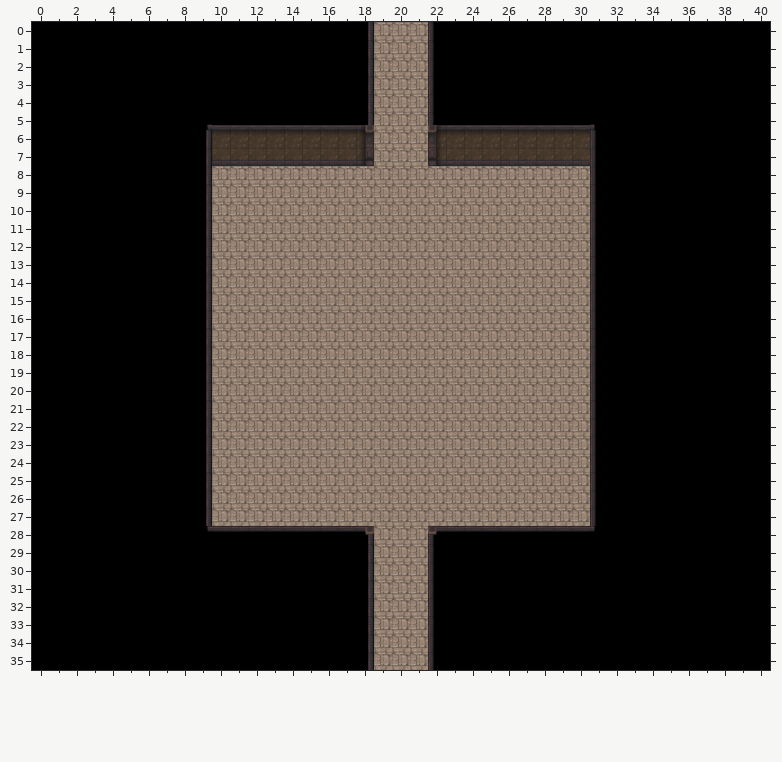
Two versions of a level (Tiled map (JSON), public/map/underpass6.json). Above is the file before it was changed.
Cells are 32x32 px. Shown: x 0..40, y 0..35.
After:
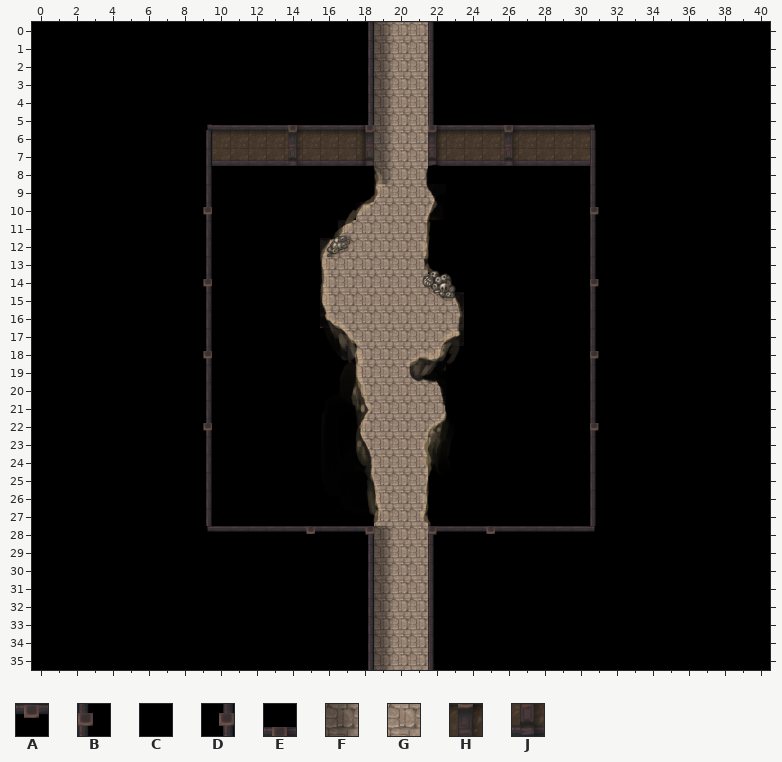
Key: from "underpass": A 2, B 10, C 11, D 13, E 32, F 35, G 36, H 42, J 52.
_ is an empty cell, . an unchanged one.
Tiles of an added or newly shown layer are drawn over the layers below it.
Changes in this commit:
layer "img" added
--- layer "layer1"
@@ x 10..30 @@
- 0 .........G...........
- 1 .........G...........
- 2 .........G...........
- 3 .........G...........
- 4 .........G...........
- 5 .........G...........
- 6 .........G...........
- 7 .........G...........
- 8 GGGGGGGGGG..GGGGGGGGG
- 9 GGGGGGGGG....GGGGGGGG
-10 GGGGGGGG.....GGGGGGGG
-11 GGGGGGG.....GGGGGGGGG
-12 GGGGGG......GGGGGGGGG
-13 GGGGGG......GGGGGGGGG
-14 GGGGGG.......GGGGGGGG
-15 GGGGGG........GGGGGGG
-16 GGGGGG........GGGGGGG
-17 GGGGGGG.......GGGGGGG
-18 GGGGGGGG.....GGGGGGGG
-19 GGGGGGGG.....GGGGGGGG
-20 GGGGGGGG.....GGGGGGGG
-21 GGGGGGGG.....GGGGGGGG
-22 GGGGGGGG.....GGGGGGGG
-23 GGGGGGGG....GGGGGGGGG
-24 GGGGGGGG....GGGGGGGGG
-25 GGGGGGGG....GGGGGGGGG
-26 GGGGGGGGG...GGGGGGGGG
-27 GGGGGGGGG...GGGGGGGGG
-28 .........G...........
-29 .........G...........
-30 .........G...........
-31 .........G...........
-32 .........G...........
-33 .........G...........
-34 .........G...........
-35 .........G...........
+ 0 .........F...........
+ 1 .........F...........
+ 2 .........F...........
+ 3 .........F...........
+ 4 .........F...........
+ 5 .........F...........
+ 6 .........F...........
+ 7 .........F...........
+ 8 CCCCCCCCCF..CCCCCCCCC
+ 9 CCCCCCCCC....CCCCCCCC
+10 CCCCCCCC.....CCCCCCCC
+11 CCCCCCC.....CCCCCCCCC
+12 CCCCCC......CCCCCCCCC
+13 CCCCCC......CCCCCCCCC
+14 CCCCCC.......CCCCCCCC
+15 CCCCCC........CCCCCCC
+16 CCCCCC........CCCCCCC
+17 CCCCCCC.......CCCCCCC
+18 CCCCCCCC.....CCCCCCCC
+19 CCCCCCCC.....CCCCCCCC
+20 CCCCCCCC.....CCCCCCCC
+21 CCCCCCCC.....CCCCCCCC
+22 CCCCCCCC.....CCCCCCCC
+23 CCCCCCCC....CCCCCCCCC
+24 CCCCCCCC....CCCCCCCCC
+25 CCCCCCCC....CCCCCCCCC
+26 CCCCCCCCC...CCCCCCCCC
+27 CCCCCCCCC...CCCCCCCCC
+28 .........F...........
+29 .........F...........
+30 .........F...........
+31 .........F...........
+32 .........F...........
+33 .........F...........
+34 .........F...........
+35 .........F...........
--- layer "layer4" (added)
@@ x 14..26 @@
- 5 _..........._
- 6 _..........._
- 7 _..........._
+ 5 E...........E
+ 6 H...........H
+ 7 J...........J
@@ x 9..31 @@
-10 _....................._
+10 D.....................B
@@ x 9..31 @@
-14 _....................._
+14 D.....................B
@@ x 9..31 @@
-18 _....................._
+18 D.....................B
@@ x 9..31 @@
-22 _....................._
+22 D.....................B
@@ x 15..25 @@
-28 _........._
+28 A.........A
